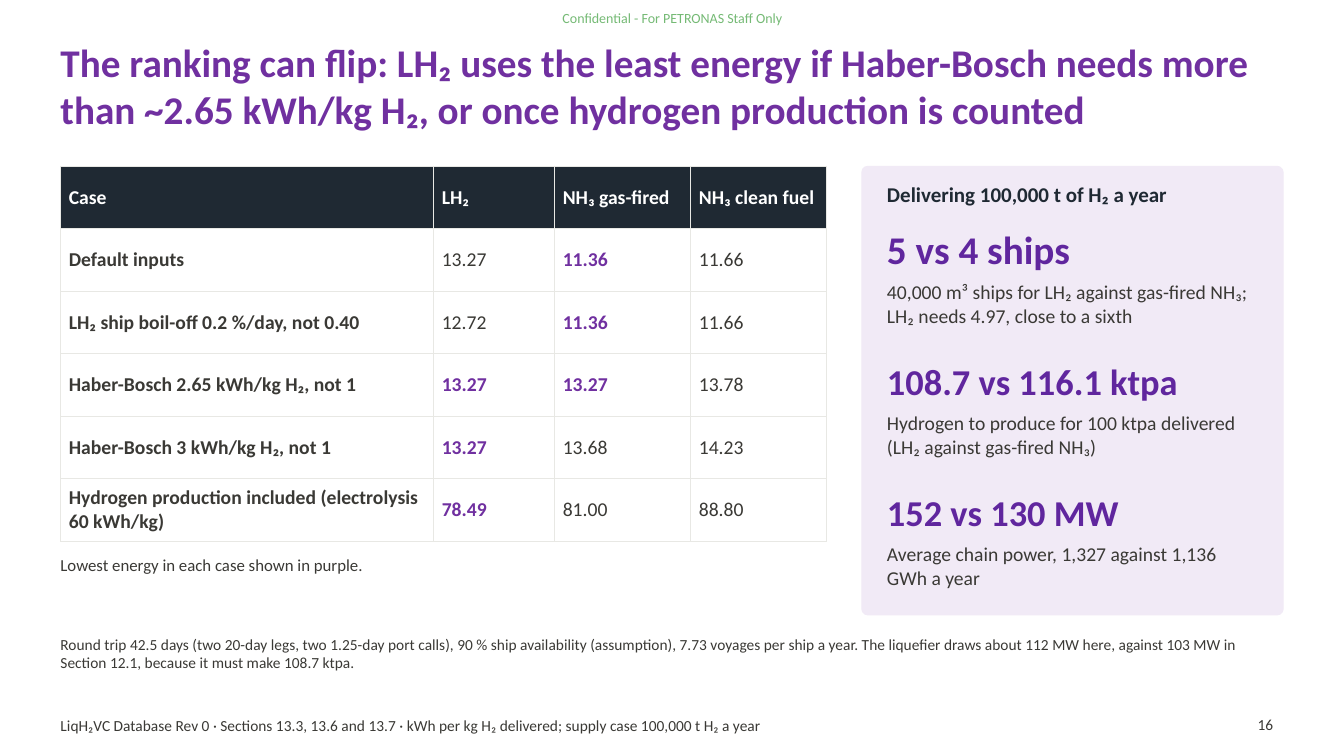
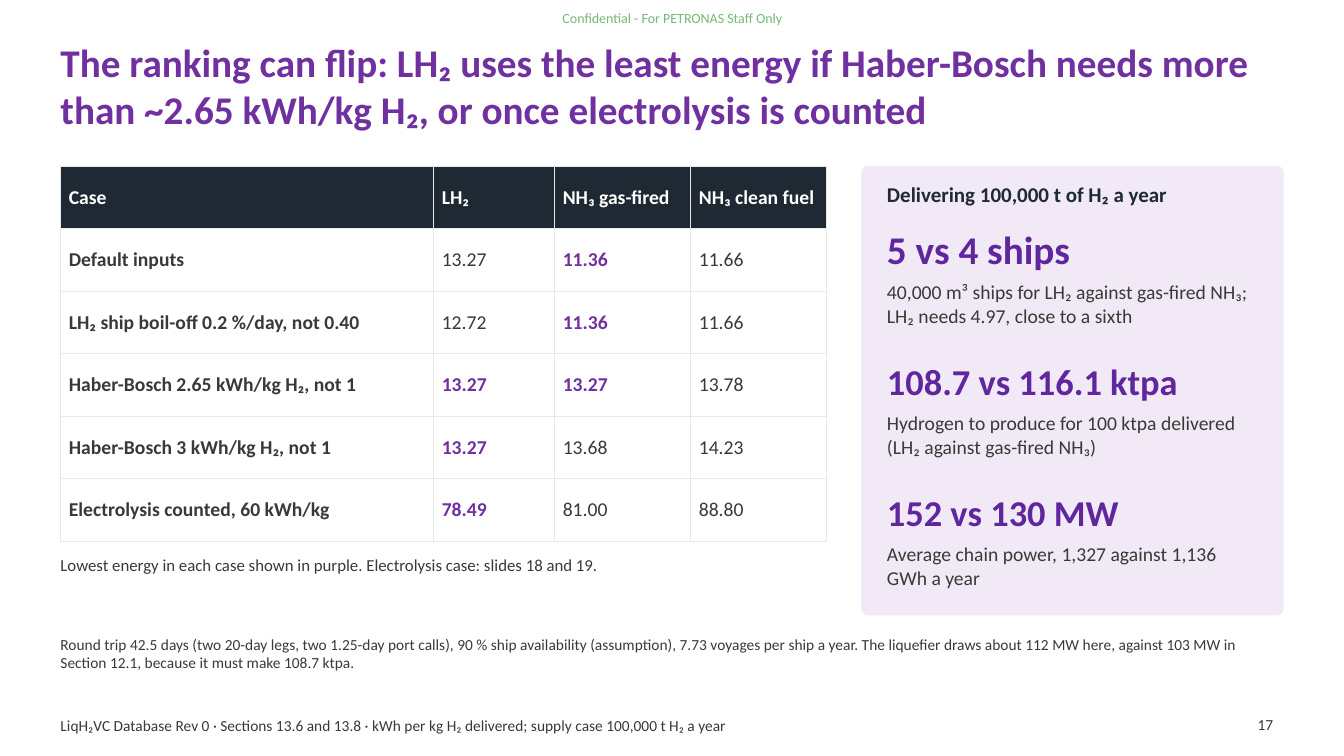
Before and after one commit to ungkumuhammad/Gentari-LH2, a slide deck: slide 17 of docs/reports/lh2-database-syndication-rev0.pptx (slide 16 before the commit). Drawn at 1344x756 pixels with LibreOffice and Linux fonts; fonts in the diff are those of the drawing. Boxes give left, top, right and bottom in pixels: in the first picture for what was removed or moved away, otherwise in the second. Text is boxed around its words. In the diff, an @@ line names an element or a change of style, - is before the commit and + after.

```diff
--- a/docs/reports/lh2-database-syndication-rev0.pptx
+++ b/docs/reports/lh2-database-syndication-rev0.pptx
@@ title at [60, 49, 1248, 131]: text changed @@
-The ranking can flip: LH₂ uses the least energy if Haber-Bosch needs more than ~2.65 kWh/kg H₂, or once hydrogen production is counted
+The ranking can flip: LH₂ uses the least energy if Haber-Bosch needs more than ~2.65 kWh/kg H₂, or once electrolysis is counted
@@ table at [60, 166, 827, 524] @@
-row 6, column 1: Hydrogen production included (electrolysis 60 kWh/kg)
+row 6, column 1: Electrolysis counted, 60 kWh/kg
@@ text at [60, 559, 597, 574]: text changed @@
-Lowest energy in each case shown in purple.
+Lowest energy in each case shown in purple. Electrolysis case: slides 18 and 19.
@@ text at [60, 720, 725, 734]: text changed @@
-LiqH₂VC Database Rev 0 · Sections 13.3, 13.6 and 13.7 · kWh per kg H₂ delivered; supply case 100,000 t H₂ a year
+LiqH₂VC Database Rev 0 · Sections 13.6 and 13.8 · kWh per kg H₂ delivered; supply case 100,000 t H₂ a year
@@ page number at [1258, 720, 1274, 730]: text changed @@
-16
+17
```
Also in this commit, not shown: 3 other slides changed, 3 slides added, 2 other files.
